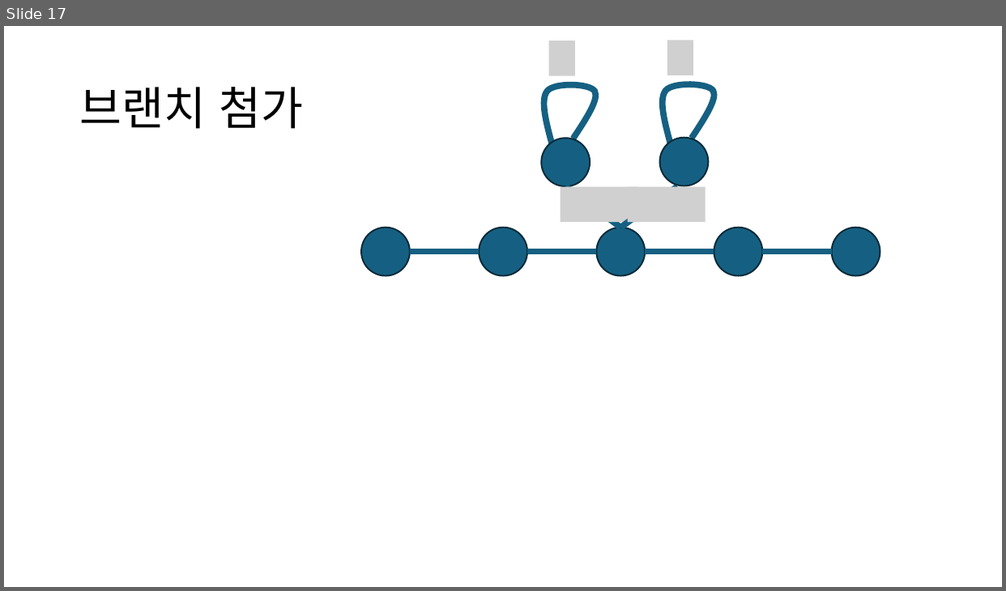
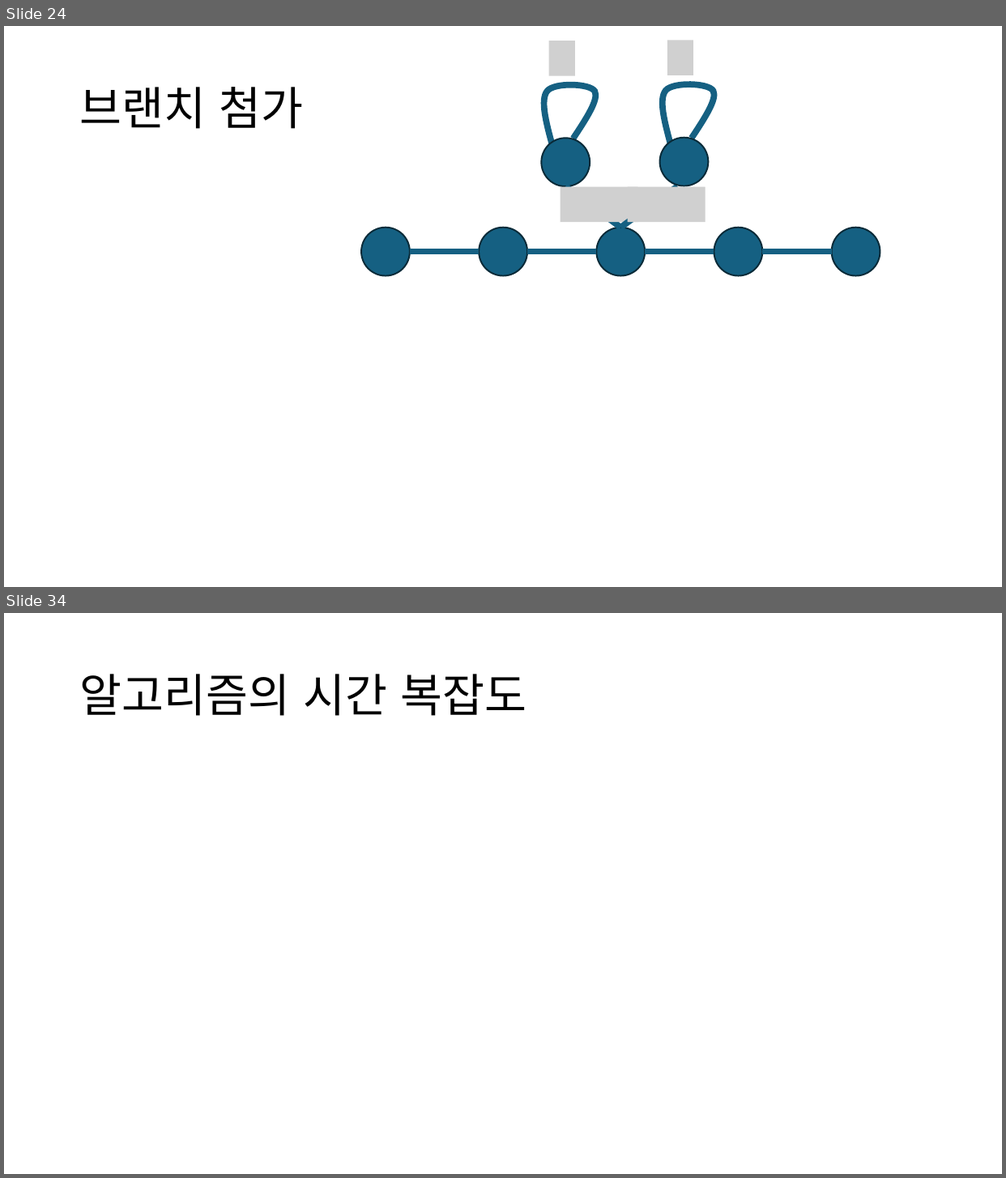
Before and after one commit to singrum/game_tree_scattering, a slide deck: presentation.pptx. Shown one above the other, each under a label of ours: slide 17 before the commit, slides 24 and 34 after it; the slides between them are not shown. The pictures are 1006x591 and 1006x1178 pixels, drawn with LibreOffice and Linux fonts; fonts in the diff are those of the drawing; grey boxes stand for pictures. Boxes give left, top, right and bottom in pixels: in the first picture for what was removed or moved away, otherwise in the second. Text is boxed around its words. In the diff, an @@ line names an element or a change of style, - is before the commit and + after.

```diff
--- a/presentation.pptx
+++ b/presentation.pptx
@@ slide 34 added at (4, 613, 1002, 1174), background #FFFFFF @@
@@ title added at (80, 674, 526, 716), 44 pt, text #000000 @@
+알고리즘의 시간 복잡도
@@ what was slide 17 is now slide 24 @@
```
Also in this commit, not shown: 10 slides changed, 18 other slides added, 3 slides removed, 2 other files.
